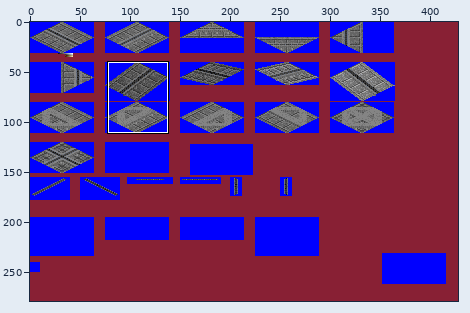
Two states of a sprite sheet, grf/LBUS.png. Above, an overview of the earlier version with the close-up marked.
Close-up. Before the edit:
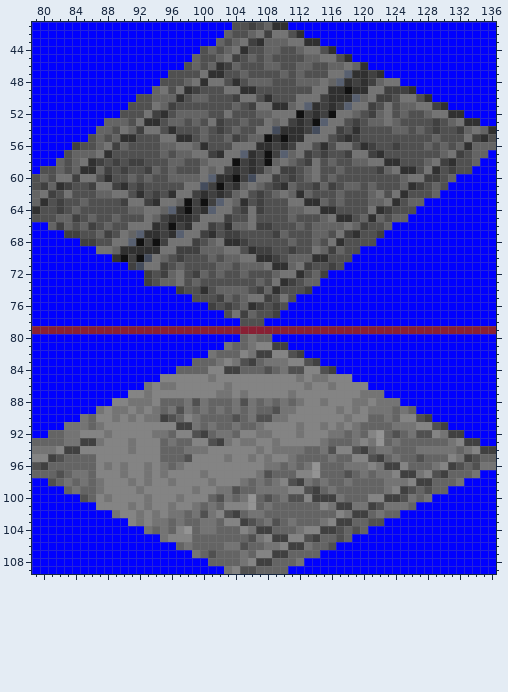
The file is 428x279 pixels. Shown: x 79..136, y 41..109. The commit also changed other parts of the picture, which this record leaves out.
Once edited:
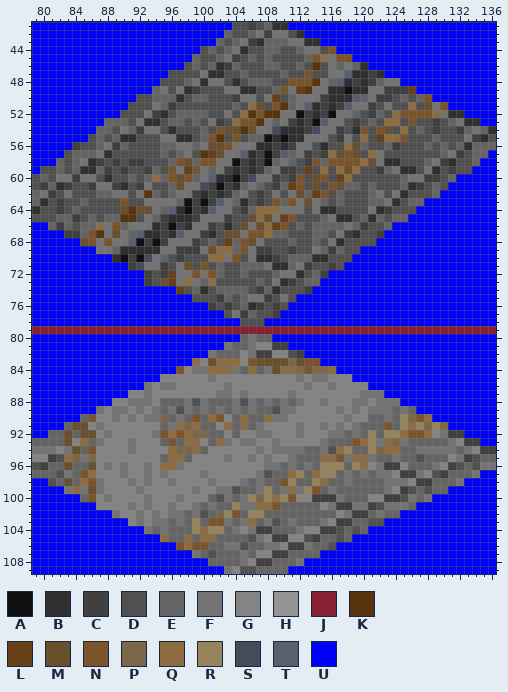
Palette (. is transparent): A #101010  B #303030  C #404040  D #505050  E #646464  F #747474  G #848484  H #949494  J #882034  K #58340c  L #684018  M #68502c  N #7c542c  P #7c6848  Q #8c6c40  R #98845c  S #444c5c  T #586070  U #0000ff
From old to new:
Changed rows in their new state; - is an unchanged pixel.
first column x 85:
 44 -------------------------------N--------------
 45 -----------------------------NQ-NN------------
 46 ----------------------------DK-F--------------
 47 ---------------------------DN-----------------
 48 --------------------------NNNK----------------
 49 ------------------------ENFLK------------L----
 50 -----------------------FL-E-------------EDEN--
 51 ---------------------QMDNK--------------DQDMFN
 52 --------------------QKNKK-------------DQNNNNQ-
 53 -------------------QNNK--------------DQQ-N----
 54 -----------------NMMKM-------------N-NMDQ-----
 55 ----------------NKDN-------------FDQ-LQQN-----
 56 ---------------FMMN-------------DQMED-E-------
 57 -------------FDKLM-------------QMNMDQF--------
 58 ------------NMENN------------NENNNNQM---------
 59 -----------NFLN-------------LDQ-QMQ-----------
 60 ---------QENMN-------------NDMNDLQ------------
 61 --------F--EM------------ELN-MDNM-------------
 62 -------FKE-E------------FDFM-LN---------------
 63 -----NDDFF--------------NEN-MF----------------
 64 -----MKMM------------EQQQFFFD-----------------
 65 ---E-KK--------------MQMFLN-------------------
 66 -EQFNE-------------DM-MQLN--------------------
 67 ENKFM-------------MMFNNQE---------------------
 68 MNFN-------------DLENMF-----------------------
 69 ---------------FMQQENF------------------------
 70 ----------------QQFND-------------------------
 71 ------------FM-N--D---------------------------
 72 -----------L-FNFN-----------------------------
 73 ----------ML-QFEQ-----------------------------
 74 ------------L-E-------------------------------
first column x 97:
 83 --QGMQQQGNMMMMPMNN--
 84 NGFFQQQF-Q-FMQQPNPPQ
first column x 83:
 90 --EN--------PEFEN-QNGEQEEQ----------------RPNQ--
 91 EMMG--------EFQPQ-EGQEQ-----------------NERQRPRP
 92 MEMM--------NQNQPP-EG-----------------RERRQNNQ--
 93 MGQE---------N-QQ-EQ----------------NQRFQPF-----
 94 FMEN--------GQPPQE----------------QREERPQQ------
 95 QPFP---------QQE----------------QQNFQQFE--------
 96 M--M--------QQ-----------------ERRRERQ----------
 97 FENQ------------------------QREQRR-F------------
 98 M-QN----------------------ENREERQ---------------
 99 FQFM---------------------RE-QFRN----------------
100 --EN-------------------RPRQRNG------------------
101 --------------------ERFFQQN---------------------
102 ------------------EPRN-RR-----------------------
103 ----------------RENNFEFQ------------------------
104 --------------EERQRR-F--------------------------
105 ------------QEEQ-QQ-----------------------------
106 --------------NQNN------------------------------
